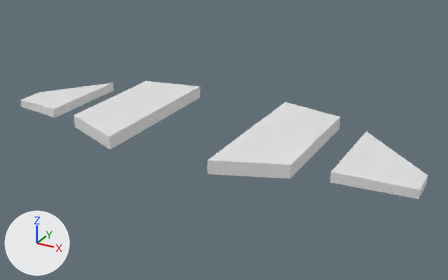
What one commit did to the glTF model space/src/main/resources/assets/jsspace/jsmodels/ship/small_stub_wings.gltf.
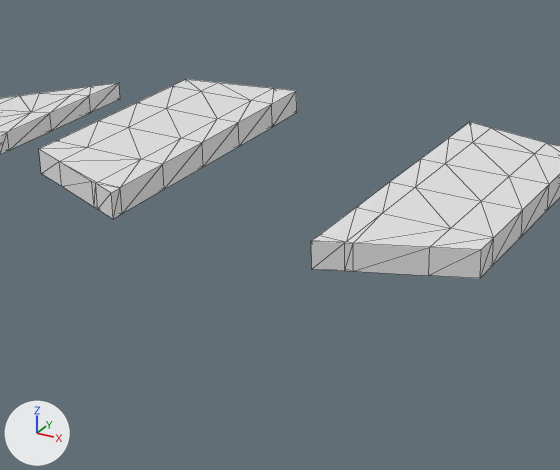
Old and new are each drawn whole from a camera (50 mm lens) standing at (8.99, -17.74, 8.6) and looking at (0.63, -2.54, 1.0) and again close up on the part from 12% to 74% of the width and 15% to 97% of the height. The lights are fixed; the arrows at lower left show +X, +Y and +Z. The older version's two pictures come first. The close-ups show mesh edges as thin lines. Vertices at exactly the same position are counted once.

Objects in the first close-up: 'c_-3_1_0', 'c_-3_1_1', 'c_-3_1_2', 'c_-3_1_3', 'c_-3_1_4', 'c_-6_1_2', 'c_-6_1_3', 'c_2_1_0', 'c_2_1_1', 'c_2_1_2', 'c_2_1_3', 'c_2_1_4' and 2 more.
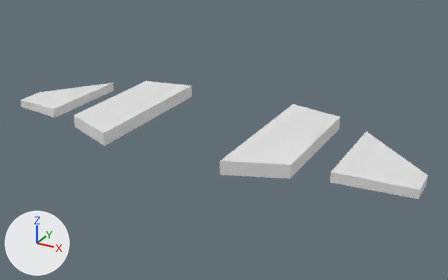
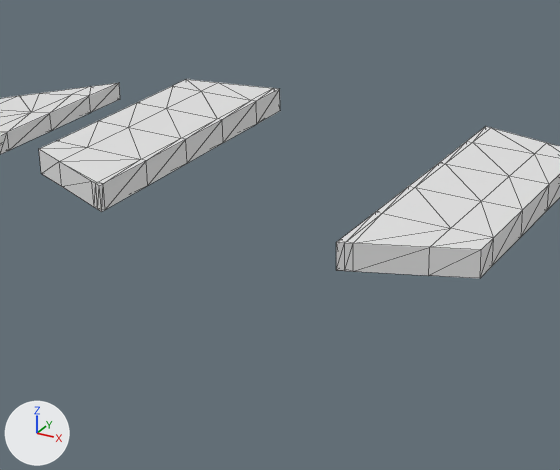
The change, as a list of edits to the scene's bpy script:
```text
Change me_c__3_1_0:
    remove me_c__3_1_0.from_pydata(...)  # 16 vertices, 22 faces; spans x -3.6..-1.6, y -1.0..-0.2, z 1.25..1.65
    add me_c__3_1_0.from_pydata(...)  # 16 vertices, 22 faces; spans x -3.6..-1.9, y -1.0..-0.26, z 1.25..1.65
    me_c__3_1_0 part 1
    me_c__3_1_0.vertices[6].co: (-1.6, -0.2, 1.25) -> (-1.9, -0.26, 1.25)  # pixel (296, 112) -> pixel (280, 110)
    me_c__3_1_0.vertices[7].co: (-1.6, -0.2, 1.65) -> (-1.9, -0.26, 1.65)  # pixel (296, 90) -> pixel (279, 88)
    me_c__3_1_0.vertices[10].co: (-1.6, -1.0, 1.25) -> (-1.9, -1.0, 1.25)  # pixel (272, 127) -> pixel (256, 124)
    me_c__3_1_0.vertices[11].co: (-1.6, -1.0, 1.65) -> (-1.9, -1.0, 1.65)  # pixel (271, 104) -> pixel (256, 101)
Change me_c__3_1_1:
    remove me_c__3_1_1.from_pydata(...)  # 16 vertices, 16 faces; spans x -3.6..-1.6, y -2.0..-1.0, z 1.25..1.65
    add me_c__3_1_1.from_pydata(...)  # 16 vertices, 16 faces; spans x -3.6..-1.9, y -2.0..-1.0, z 1.25..1.65
    me_c__3_1_1 part 2
    add for i in [*range(4, 8)]: me_c__3_1_1.vertices[i].co += Vector((-0.3, 0.0, 0.0))
Change me_c__3_1_2:
    remove me_c__3_1_2.from_pydata(...)  # 16 vertices, 16 faces; spans x -3.6..-1.6, y -3.0..-2.0, z 1.25..1.65
    add me_c__3_1_2.from_pydata(...)  # 16 vertices, 16 faces; spans x -3.6..-1.9, y -3.0..-2.0, z 1.25..1.65
    me_c__3_1_2 part 3
    add for i in [*range(4, 8)]: me_c__3_1_2.vertices[i].co += Vector((-0.3, 0.0, 0.0))
Change me_c__3_1_3:
    remove me_c__3_1_3.from_pydata(...)  # 16 vertices, 16 faces; spans x -3.6..-1.6, y -4.0..-3.0, z 1.25..1.65
    add me_c__3_1_3.from_pydata(...)  # 16 vertices, 16 faces; spans x -3.6..-1.9, y -4.0..-3.0, z 1.25..1.65
    me_c__3_1_3 part 4
    add for i in [*range(4, 8)]: me_c__3_1_3.vertices[i].co += Vector((-0.3, 0.0, 0.0))
Change me_c__3_1_4:
    remove me_c__3_1_4.from_pydata(...)  # 22 vertices, 34 faces; spans x -3.6..-1.6, y -5.2..-4.0, z 1.25..1.65
    add me_c__3_1_4.from_pydata(...)  # 22 vertices, 34 faces; spans x -3.6..-1.9, y -5.08..-4.0, z 1.25..1.65
    me_c__3_1_4 part 5
    add for i in [*range(12, 16)]: me_c__3_1_4.vertices[i].co += Vector((-0.3, 0.0, 0.0))
    me_c__3_1_4.vertices[10].co: (-1.6, -5.2, 1.25) -> (-1.9, -5.08, 1.25)  # pixel (113, 219) -> pixel (101, 211)
    me_c__3_1_4.vertices[11].co: (-1.6, -5.2, 1.65) -> (-1.9, -5.08, 1.65)  # pixel (111, 192) -> pixel (99, 185)
Change me_c_2_1_0:
    remove me_c_2_1_0.from_pydata(...)  # 16 vertices, 22 faces; spans x 1.6..3.6, y -1.0..-0.2, z 1.25..1.65
    add me_c_2_1_0.from_pydata(...)  # 16 vertices, 22 faces; spans x 1.9..3.6, y -1.0..-0.26, z 1.25..1.65
    me_c_2_1_0 part 6
    me_c_2_1_0.vertices[1].co: (1.6, -0.2, 1.25) -> (1.9, -0.26, 1.25)
    me_c_2_1_0.vertices[2].co: (1.6, -0.2, 1.65) -> (1.9, -0.26, 1.65)  # pixel (469, 121) -> pixel (485, 126)
    me_c_2_1_0.vertices[10].co: (1.6, -1.0, 1.25) -> (1.9, -1.0, 1.25)
    me_c_2_1_0.vertices[11].co: (1.6, -1.0, 1.65) -> (1.9, -1.0, 1.65)  # pixel (448, 137) -> pixel (466, 141)
Change me_c_2_1_1:
    remove me_c_2_1_1.from_pydata(...)  # 16 vertices, 16 faces; spans x 1.6..3.6, y -2.0..-1.0, z 1.25..1.65
    add me_c_2_1_1.from_pydata(...)  # 16 vertices, 16 faces; spans x 1.9..3.6, y -2.0..-1.0, z 1.25..1.65
    me_c_2_1_1 part 7
    add for i in [*range(4, 8)]: me_c_2_1_1.vertices[i].co += Vector((0.3, 0.0, 0.0))
Change me_c_2_1_2:
    remove me_c_2_1_2.from_pydata(...)  # 16 vertices, 16 faces; spans x 1.6..3.6, y -3.0..-2.0, z 1.25..1.65
    add me_c_2_1_2.from_pydata(...)  # 16 vertices, 16 faces; spans x 1.9..3.6, y -3.0..-2.0, z 1.25..1.65
    me_c_2_1_2 part 8
    add for i in [*range(4, 8)]: me_c_2_1_2.vertices[i].co += Vector((0.3, 0.0, 0.0))
Change me_c_2_1_3:
    remove me_c_2_1_3.from_pydata(...)  # 16 vertices, 16 faces; spans x 1.6..3.6, y -4.0..-3.0, z 1.25..1.65
    add me_c_2_1_3.from_pydata(...)  # 16 vertices, 16 faces; spans x 1.9..3.6, y -4.0..-3.0, z 1.25..1.65
    me_c_2_1_3 part 9
    add for i in [*range(4, 8)]: me_c_2_1_3.vertices[i].co += Vector((0.3, 0.0, 0.0))
Change me_c_2_1_4:
    remove me_c_2_1_4.from_pydata(...)  # 22 vertices, 34 faces; spans x 1.6..3.6, y -5.2..-4.0, z 1.25..1.65
    add me_c_2_1_4.from_pydata(...)  # 22 vertices, 34 faces; spans x 1.9..3.6, y -5.08..-4.0, z 1.25..1.65
    me_c_2_1_4 part 10
    add for i in [*range(12, 16)]: me_c_2_1_4.vertices[i].co += Vector((0.3, 0.0, 0.0))
    me_c_2_1_4.vertices[4].co: (1.6, -5.2, 1.25) -> (1.9, -5.08, 1.25)  # pixel (311, 269) -> pixel (336, 270)
    me_c_2_1_4.vertices[7].co: (1.6, -5.2, 1.65) -> (1.9, -5.08, 1.65)  # pixel (311, 240) -> pixel (336, 242)
```

Pixel boxes (x1, y1, x2, y2) of what changed, in the close-ups (560 x 470 px; the box of a moved part takes in the faces that stretch with it):
'c_2_1_4', reshaped (14% narrower, 7% shorter): before (311, 207, 494, 278); after (336, 212, 494, 278)
'c_-3_1_4', reshaped (13% narrower, 9% shorter): before (39, 141, 164, 219); after (39, 141, 148, 212)
'c_2_1_3', reshaped (11% narrower): before (357, 182, 523, 266); after (376, 186, 523, 266)
'c_2_1_2', reshaped (12% narrower): before (390, 159, 549, 237); after (409, 163, 549, 237)
'c_-3_1_3', reshaped (11% narrower): before (57, 121, 203, 189); after (57, 121, 187, 185)
'c_-3_1_2', reshaped (11% narrower, 6% shorter): before (99, 103, 239, 167); after (99, 103, 223, 163)
'c_2_1_1', reshaped: before (421, 138, 560, 210); after (439, 141, 560, 210)
'c_-3_1_1', reshaped (11% narrower): before (137, 86, 272, 146); after (137, 86, 257, 143)
'c_-3_1_0', reshaped (14% narrower, 6% shorter): before (173, 79, 297, 127); after (173, 79, 280, 124)
'c_2_1_0', reshaped: before (449, 122, 560, 159); after (467, 126, 560, 159)
part 1 of me_c__3_1_0, moved or reshaped: before (251, 88, 297, 127); after (251, 88, 280, 124)
part 2 of me_c__3_1_1, moved or reshaped: before (217, 101, 272, 146); after (217, 101, 257, 143)
part 3 of me_c__3_1_2, moved or reshaped: before (182, 119, 239, 167); after (182, 119, 223, 163)
part 4 of me_c__3_1_3, moved or reshaped: before (142, 138, 203, 189); after (142, 138, 187, 185)
part 5 of me_c__3_1_4, moved or reshaped: before (96, 159, 164, 219); after (96, 159, 148, 212)
part 6 of me_c_2_1_0, moved or reshaped: before (449, 122, 490, 142); after (467, 126, 490, 142)
part 7 of me_c_2_1_1, moved or reshaped: before (421, 138, 472, 164); after (439, 141, 472, 164)
part 8 of me_c_2_1_2, moved or reshaped: before (390, 159, 444, 187); after (409, 163, 444, 187)
part 9 of me_c_2_1_3, moved or reshaped: before (357, 182, 415, 213); after (376, 186, 415, 213)
part 10 of me_c_2_1_4, moved or reshaped: before (311, 207, 382, 271); after (336, 212, 382, 271)
